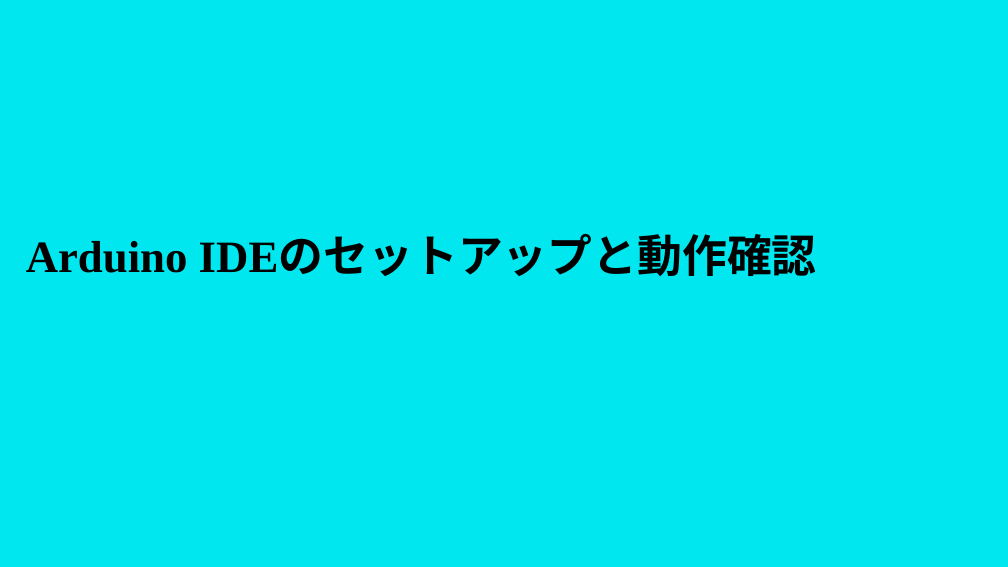
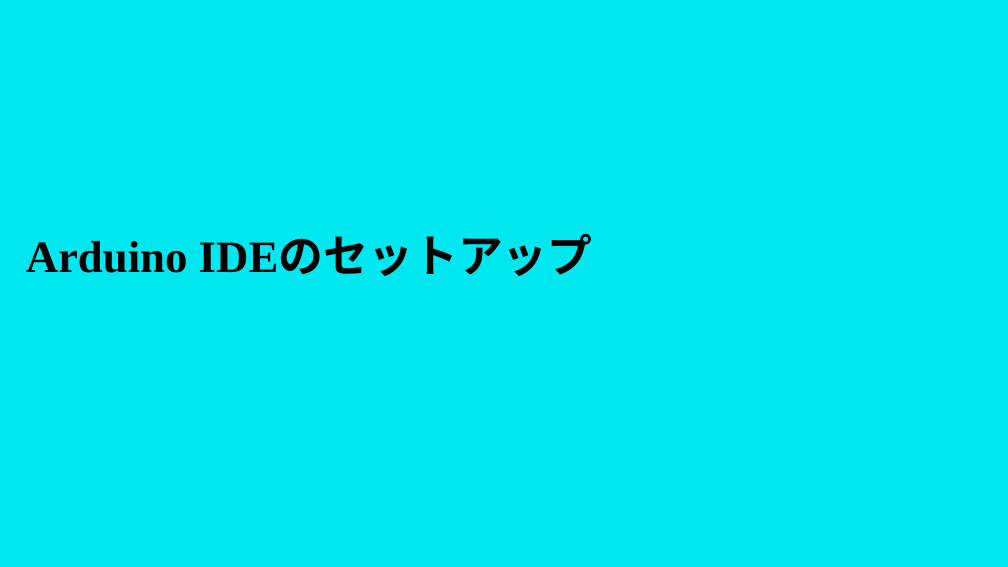
Before and after one commit to masaaki-noro/Gen_arduino_mqtt, a slide deck: slide 9 of Doc/Presentation/講義形式/④環境構築の続きと動作確認.pptx. Drawn at 1008x567 pixels with LibreOffice and Linux fonts; fonts in the diff are those of the drawing. Boxes give left, top, right and bottom in pixels: in the first picture for what was removed or moved away, otherwise in the second. Text is boxed around its words. In the diff, an @@ line names an element or a change of style, - is before the commit and + after.

Commit message:
update Arduino IDE plugin.
add description about Arduino IDE.

```diff
--- a/Doc/Presentation/講義形式/④環境構築の続きと動作確認.pptx
+++ b/Doc/Presentation/講義形式/④環境構築の続きと動作確認.pptx
@@ title at (x1=26, y1=237, x2=593, y2=276): text changed @@
-Arduino IDEのセットアップと動作確認
+Arduino IDEのセットアップ
```
Also in this commit, not shown: 1 other slide changed, 7 slides added.
